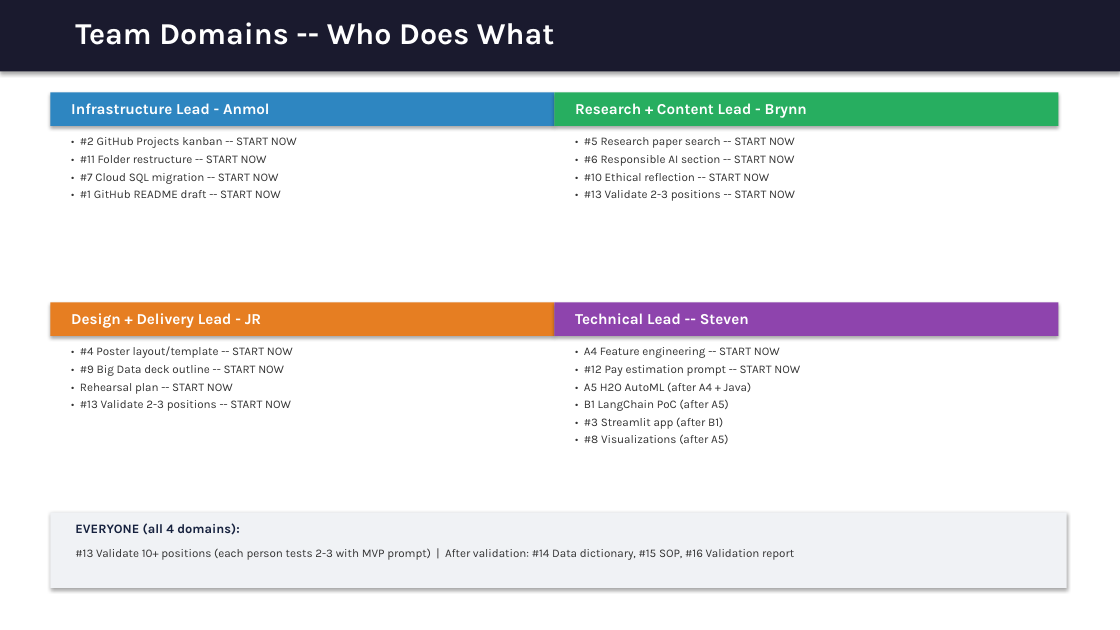
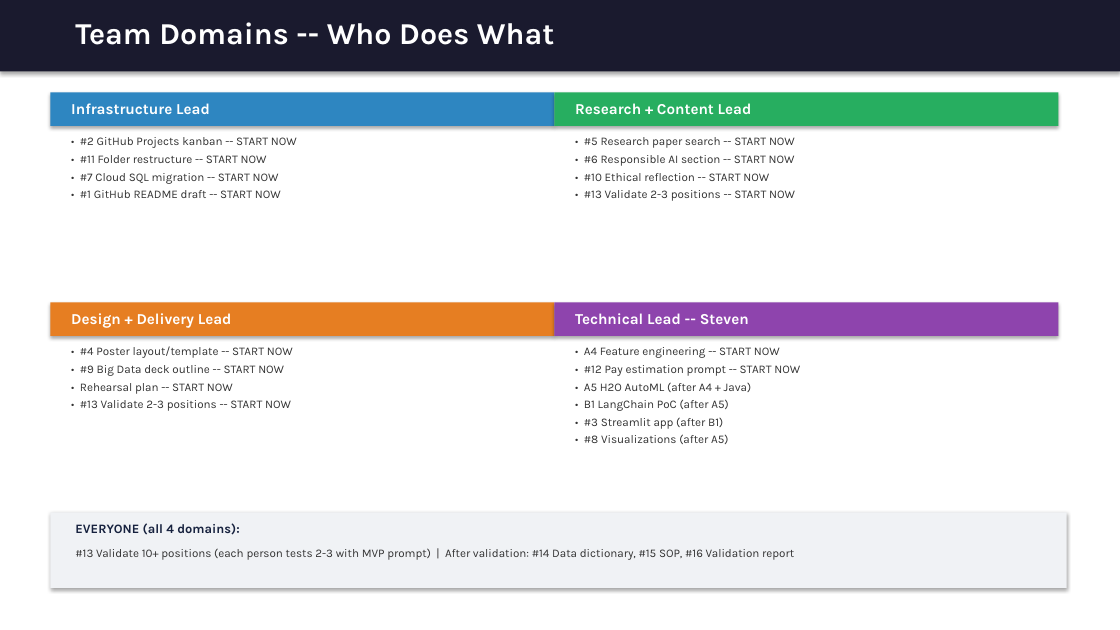
Before and after one commit to MSBA-Spring2026-Team-7/GRIFFIN-HR-Classification, a slide deck: slide 9 of archive/old_docs/griffin-team-brief.pptx. Drawn at 1120x630 pixels with LibreOffice and Linux fonts; fonts in the diff are those of the drawing. Boxes give left, top, right and bottom in pixels: in the first picture for what was removed or moved away, otherwise in the second. Text is boxed around its words. In the diff, an @@ line names an element or a change of style, - is before the commit and + after.

```diff
--- a/archive/old_docs/griffin-team-brief.pptx
+++ b/archive/old_docs/griffin-team-brief.pptx
@@ text at <box>71,103,210,114</box>: text changed @@
-Infrastructure Lead - Anmol
+Infrastructure Lead
@@ text at <box>575,103,752,114</box>: text changed @@
-Research + Content Lead - Brynn
+Research + Content Lead
@@ text at <box>71,313,232,328</box>: text changed @@
-Design + Delivery Lead - JR
+Design + Delivery Lead
```
Also in this commit, not shown: 1 other file.
